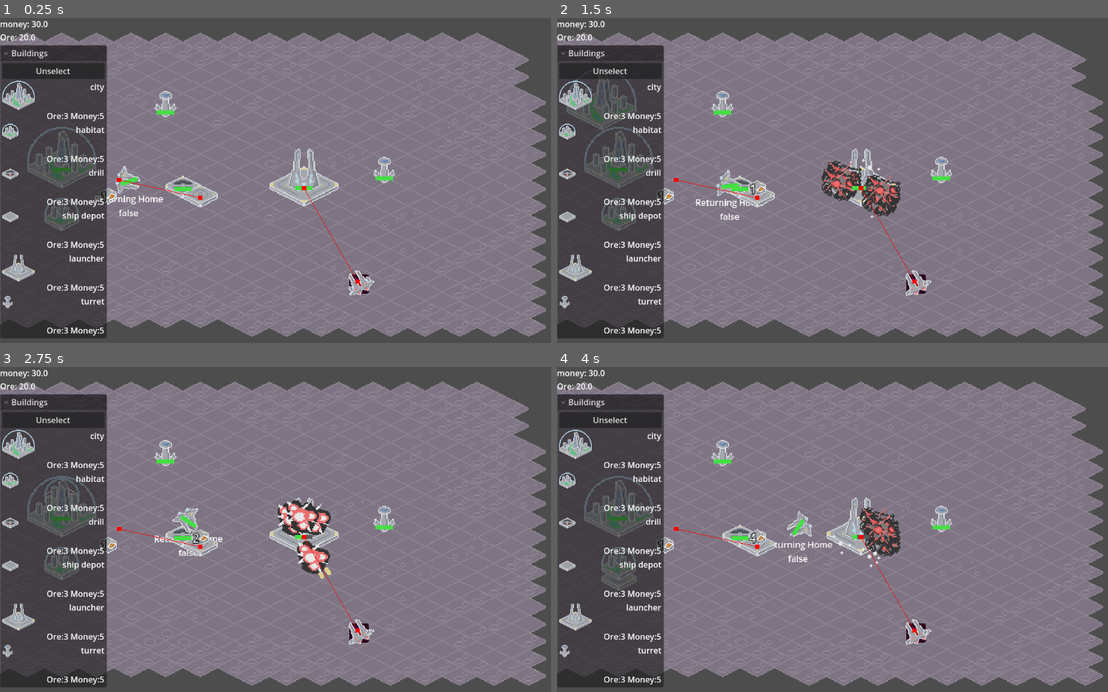
Above: before the commit, frames 1-4 (two rows, left to right).
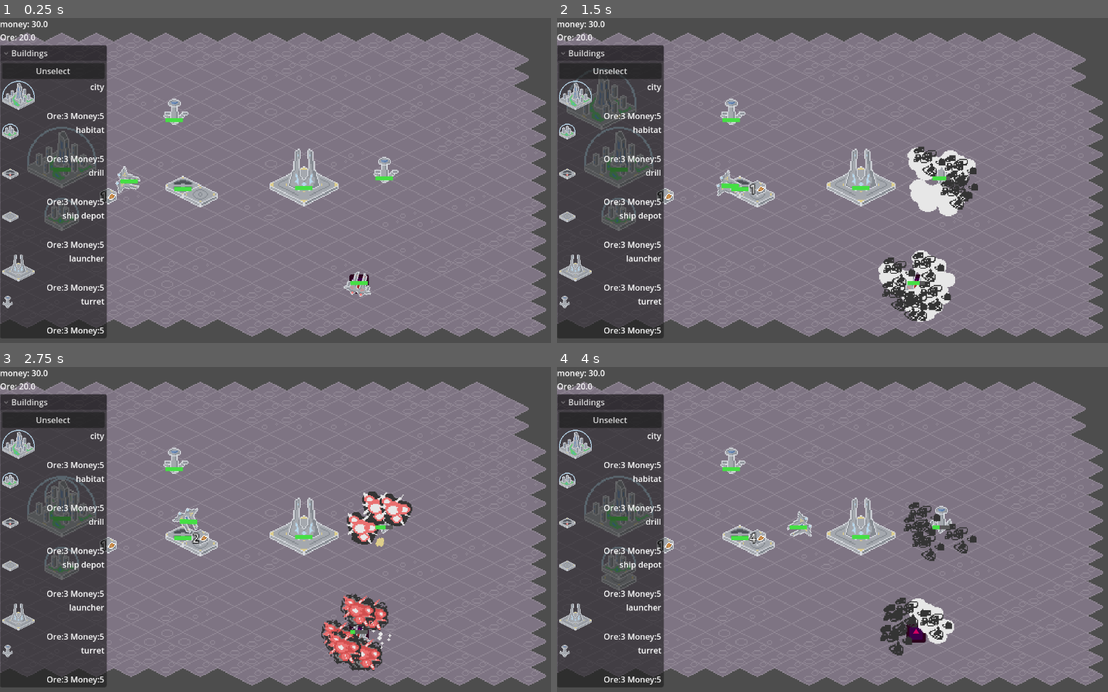
Above: after the commit, the same moments.

Repository: kevinn-t/cmpm-170-tower-defense
Game: Godot game, scene res://main scene.tscn
The game is run twice, just before and just after one commit, with the same random seed, the same clock (stepped at 60 frames per second) and the same inputs. The engine's default icon, where the game draws it, is replaced by a stand-in: a white triangle on a blue panel in a dark square.
Inputs:
- Up to frame 1 (0.25 s): no input
- Up to frame 2 (1.5 s): click "Unselect" at 0.5 s; click "city" at 1.25 s
- Up to frame 3 (2.75 s): click "habitat" at 2 s
- Up to frame 4 (4 s): click "drill" at 2.75 s; click "ship depot" at 3.5 s

The runs differ from the first frame. In frame 1, 0.9% of the frame differs, in the area x 17-73%, y 22-86%; in frame 2, 5.5%, in the area x 21-77%, y 22-94%; in frame 3, 4.8%; in frame 4, 3.6%.

Commit message:
fix fx and health bars

Diff:
--- a/Prefabs/enemy.tscn
+++ b/Prefabs/enemy.tscn
@@ -11,6 +11,7 @@
 collision_layer = 2
 collision_mask = 3
 script = ExtResource("1_lgw76")
+team = 1
 
 [node name="Sprite2D" type="Sprite2D" parent="."]
 rotation = 1.5707964
@@ -23,7 +24,6 @@
 target_desired_distance = 100.0
 avoidance_enabled = true
 max_speed = 40.0
-debug_enabled = true
 debug_path_custom_color = Color(1, 0.25490198, 1, 1)
 
 [node name="NavigationObstacle2D" type="NavigationObstacle2D" parent="."]
--- a/Prefabs/ship.tscn
+++ b/Prefabs/ship.tscn
@@ -25,13 +25,13 @@
 [node name="NavigationAgent2D" type="NavigationAgent2D" parent="."]
 avoidance_enabled = true
 max_speed = 40.0
-debug_enabled = true
 debug_path_custom_color = Color(1, 0.25490198, 1, 1)
 
 [node name="NavigationObstacle2D" type="NavigationObstacle2D" parent="."]
 radius = 15.0
 
 [node name="Status" type="Label" parent="."]
+visible = false
 anchors_preset = 5
 anchor_left = 0.5
 anchor_right = 0.5
--- a/Prefabs/turret.tscn
+++ b/Prefabs/turret.tscn
@@ -1,7 +1,11 @@
-[gd_scene load_steps=3 format=3 uid="uid://c1ityixm8ohp7"]
+[gd_scene load_steps=5 format=3 uid="uid://bgahk4752h6c2"]
 
 [ext_resource type="Script" uid="uid://buartb70omyqa" path="res://Scripts/turret.gd" id="1_ru586"]
 [ext_resource type="PackedScene" uid="uid://dbi5cyrhaxq0v" path="res://Prefabs/Previews/turret.tscn" id="1_s6tqq"]
+[ext_resource type="PackedScene" uid="uid://bv3jw0xt10wxi" path="res://Prefabs/gun.tscn" id="3_a38va"]
+
+[sub_resource type="CircleShape2D" id="CircleShape2D_a38va"]
+radius = 113.004425
 
 [node name="Turret" type="StaticBody2D" groups=["turret"]]
 script = ExtResource("1_ru586")
@@ -11,9 +15,7 @@
 offset = Vector2(0, 0)
 
 [node name="Dummy" type="CollisionPolygon2D" parent="."]
-visible = false
 polygon = PackedVector2Array(16, 0, 0, -8, -16, 0, 0, 8)
-disabled = true
 
 [node name="Damage Radius" type="Area2D" parent="."]
 visible = false
@@ -24,4 +26,21 @@
 [node name="Timer" type="Timer" parent="."]
 autostart = true
 
+[node name="Gun" parent="." instance=ExtResource("3_a38va")]
+position = Vector2(0, 1)
+
+[node name="Gun2" parent="." instance=ExtResource("3_a38va")]
+position = Vector2(8, -6)
+
+[node name="Gun3" parent="." instance=ExtResource("3_a38va")]
+position = Vector2(-8, -6)
+
+[node name="DetectionArea" type="Area2D" parent="."]
+collision_layer = 0
+collision_mask = 2
+
+[node name="CollisionShape2D" type="CollisionShape2D" parent="DetectionArea"]
+shape = SubResource("CircleShape2D_a38va")
+debug_color = Color(0.64600784, 0.4283531, 0.7779267, 0.41960785)
+
 [connection signal="timeout" from="Timer" to="." method="_on_timer_timeout"]
--- a/Scripts/building.gd
+++ b/Scripts/building.gd
@@ -1,6 +1,7 @@
 class_name Building
 extends StaticBody2D
 
+@export var team : int = 0
 @export var max_integrity : int = 100
 @export var integrity : int = 100 # hit points
 
@@ -25,7 +26,7 @@
 	integrity -= attacker.damage
 	if integrity <= 0:
 		onDestroyed.emit()
-		queue_free()
+		call_deferred("queue_free")
 	else:
 		onHit.emit()
 
--- a/Scripts/bullet.gd
+++ b/Scripts/bullet.gd
@@ -5,8 +5,9 @@
 
 func _on_body_entered(body: Node) -> void:
 	print("bullet hit " + body.name)
-	if body.has_method("hit"):
-		body.hit(gunParent)
+	if is_instance_valid(body) && is_instance_valid(gunParent):
+		if body.has_method("hit"):
+			body.hit(gunParent)
 	queue_free()
 
 func _on_lifetime_timeout() -> void:
--- a/Scripts/enemy.gd
+++ b/Scripts/enemy.gd
@@ -12,6 +12,7 @@
 var minDistance = INF
 
 func _ready() -> void:
+	super()
 	_get_nearest_target()
 	for c in get_children():
 		if c is Gun:
@@ -66,7 +67,7 @@
 			target = building
 
 func _physics_process(_delta: float) -> void:
-
+	super(_delta)
 	eval_state()
 	if not nav.is_navigation_finished():
 		var direction: Vector2 = global_position.direction_to(nav.get_next_path_position())
--- a/Scripts/gun.gd
+++ b/Scripts/gun.gd
@@ -5,8 +5,7 @@
 
 var bulletParent : Node2D
 var target : Node2D = null
-var damage : int = 5
-
+@export var damage : int = 5
 @export var bullet_speed = 500
 
 const BULLET = preload("res://Prefabs/bullet.tscn")
@@ -20,8 +19,11 @@
 
 
 func fire():
-	if target == null or bulletParent == null:
+	if target == null:
 		#print("null target or null parent")
+		return
+	if bulletParent == null:
+		print("SET THE BULLET PARENT IN ", get_parent())
 		return
 	#print("Gun fired at ", target)
 	var dir = (target.global_position - global_position).normalized()
--- a/Scripts/transport_ship.gd
+++ b/Scripts/transport_ship.gd
@@ -21,6 +21,7 @@
 		return global_position.distance_to(home.global_position) < homeDist
 
 func _physics_process(_delta: float) -> void:
+	super(_delta)
 	# if no home, die
 	if home == null:
 		velocity = Vector2.ZERO
--- a/Scripts/turret.gd
+++ b/Scripts/turret.gd
@@ -1,4 +1,5 @@
 extends Building
+class_name Turret
 
 @export var damage_per_second : int = 10
 @export var interval : float = 1
@@ -12,3 +13,27 @@
 	for object in $"Damage Radius".get_overlapping_bodies():
 		if object.is_in_group("enemy"):
 			object.health -= damage_per_second
+
+func _physics_process(_delta: float) -> void:
+	fire_guns(tryGetTarget())
+
+
+@onready var bulletParent = $"../../Bullets"
+func _ready() -> void:
+	super()
+	for c in get_children():
+		if c is Gun:
+			c.bulletParent = bulletParent
+func tryGetTarget() -> Node:
+	for b in $DetectionArea.get_overlapping_bodies():
+		if b.team != team:
+			#print("TARGET", b.name)
+			return b
+	return null
+
+func fire_guns(target : Node):
+	for c in get_children():
+		if c is Gun:
+			c.target = target
+			c.set_firing(target != null)
+			#print(target != null)
--- a/Scripts/unit.gd
+++ b/Scripts/unit.gd
@@ -1,5 +1,7 @@
 class_name Unit
 extends CharacterBody2D
+
+@export var team : int = 0
 
 @onready var nav: NavigationAgent2D = $NavigationAgent2D
 # set move speed on the nav agent
@@ -47,7 +49,7 @@
 	health_bar.rotation = rotation * -1
 
 const EXPLOSION = preload("res://Prefabs/explosion.tscn")
-func explosion(explosion_iterations : int = 5, explosion_radius : float = 0):
+func explosion(explosion_iterations : int = 2, explosion_radius : float = 20):
 	for i in range(explosion_iterations):
 		var inst : Node2D = EXPLOSION.instantiate()
 		add_sibling(inst)
--- a/main scene.tscn
+++ b/main scene.tscn
@@ -130,7 +130,10 @@
 position = Vector2(-48, 24)
 
 [node name="Turret" parent="Buildings" instance=ExtResource("14_52ei1")]
-position = Vector2(48, -71)
+position = Vector2(56, -64)
+
+[node name="Turret2" parent="Buildings" instance=ExtResource("14_52ei1")]
+position = Vector2(250, -10)
 
 [node name="UI" type="CanvasLayer" parent="."]
 
@@ -152,9 +155,6 @@
 layout_mode = 2
 text = "Unselect"
 
-[node name="Enemy" parent="." instance=ExtResource("14_52ei1")]
-position = Vector2(250, -10)
-
 [node name="EnemySpawner" type="Node2D" parent="."]
 position = Vector2(227, 88)
 script = ExtResource("15_v7vy4")
Not shown: 1 places in main scene.tscn that only renumber resources
